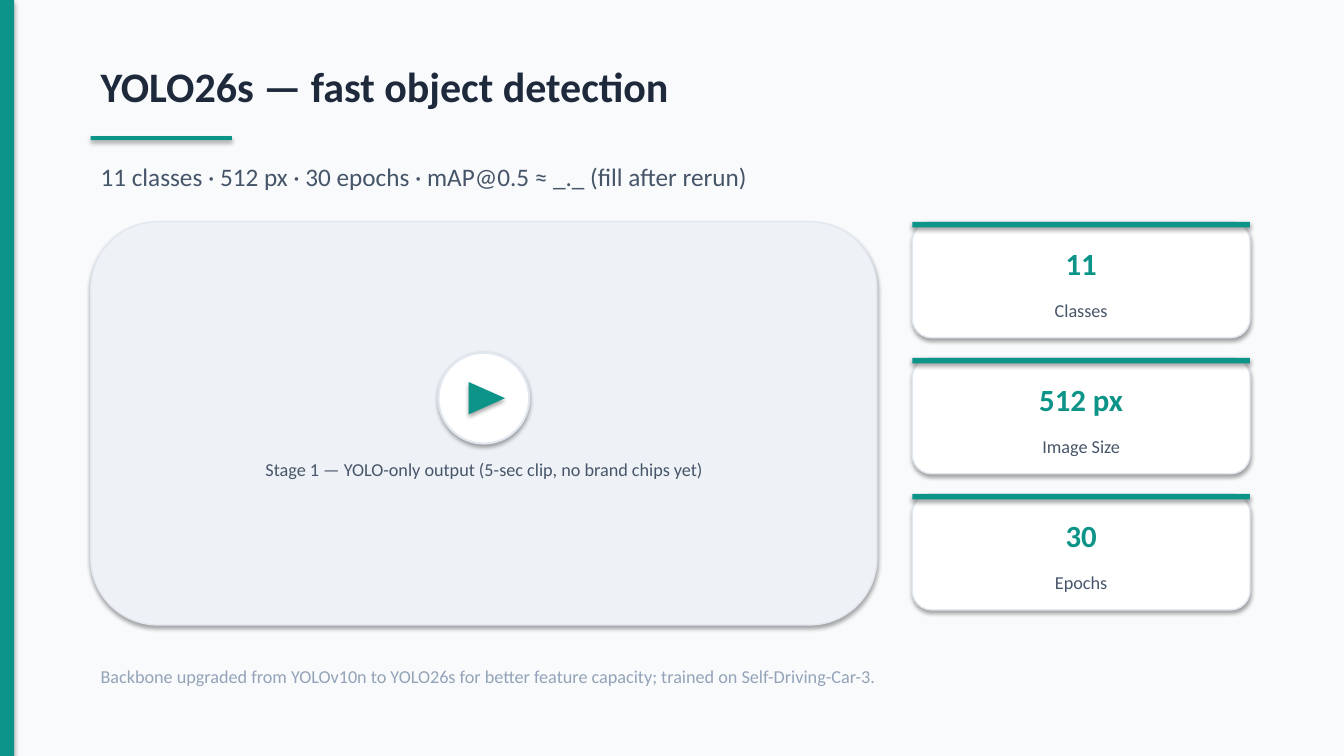
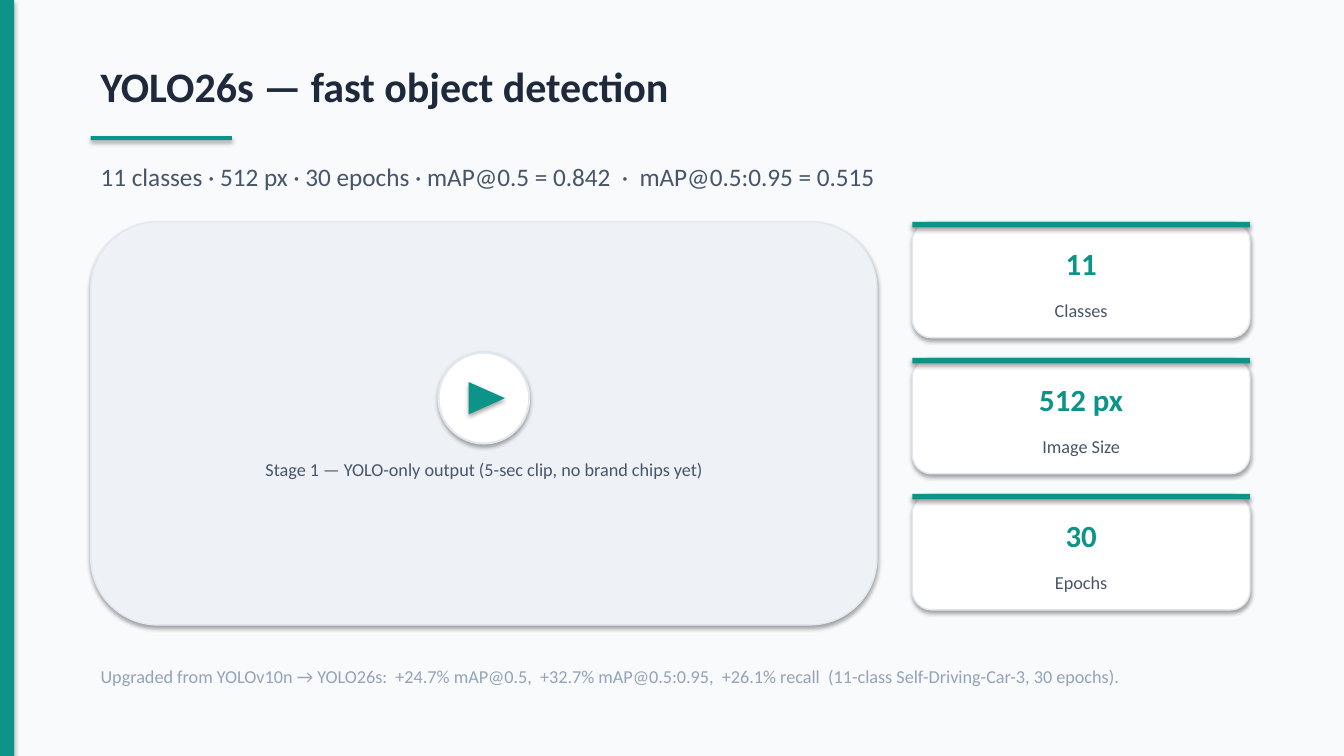
Before and after one commit to dydy2010/computer_vision_hslu_2026, a slide deck: slide 5 of Computer_Vision_Presentation.pptx. Drawn at 1344x756 pixels with LibreOffice and Linux fonts; fonts in the diff are those of the drawing. Boxes give left, top, right and bottom in pixels: in the first picture for what was removed or moved away, otherwise in the second. Text is boxed around its words. In the diff, an @@ line names an element or a change of style, - is before the commit and + after.

```diff
--- a/Computer_Vision_Presentation.pptx
+++ b/Computer_Vision_Presentation.pptx
@@ text at bbox=[101, 168, 874, 190]: text changed @@
-11 classes · 512 px · 30 epochs · mAP@0.5 ≈ _._ (fill after rerun)
+11 classes · 512 px · 30 epochs · mAP@0.5 = 0.842 · mAP@0.5:0.95 = 0.515
@@ text at bbox=[101, 670, 1119, 686]: text changed @@
-Backbone upgraded from YOLOv10n to YOLO26s for better feature capacity; trained on Self-Driving-Car-3.
+Upgraded from YOLOv10n → YOLO26s: +24.7% mAP@0.5, +32.7% mAP@0.5:0.95, +26.1% recall (11-class Self-Driving-Car-3, 30 epochs).
```
Also in this commit, not shown: 6 other slides changed, 12 other files.
